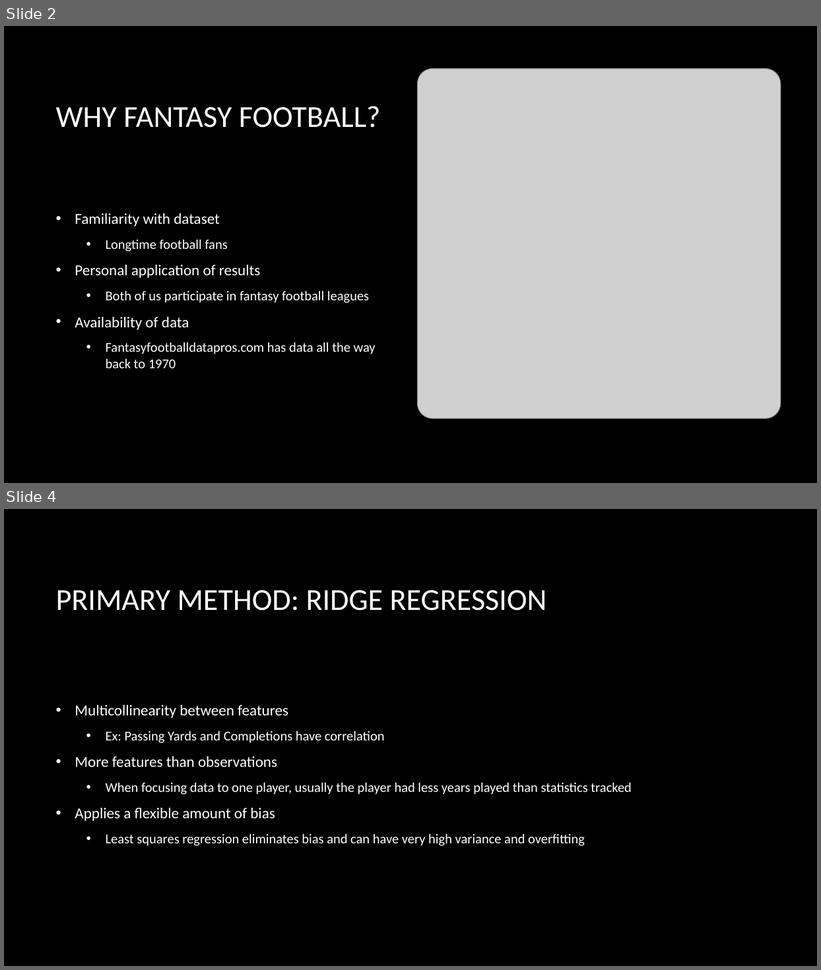
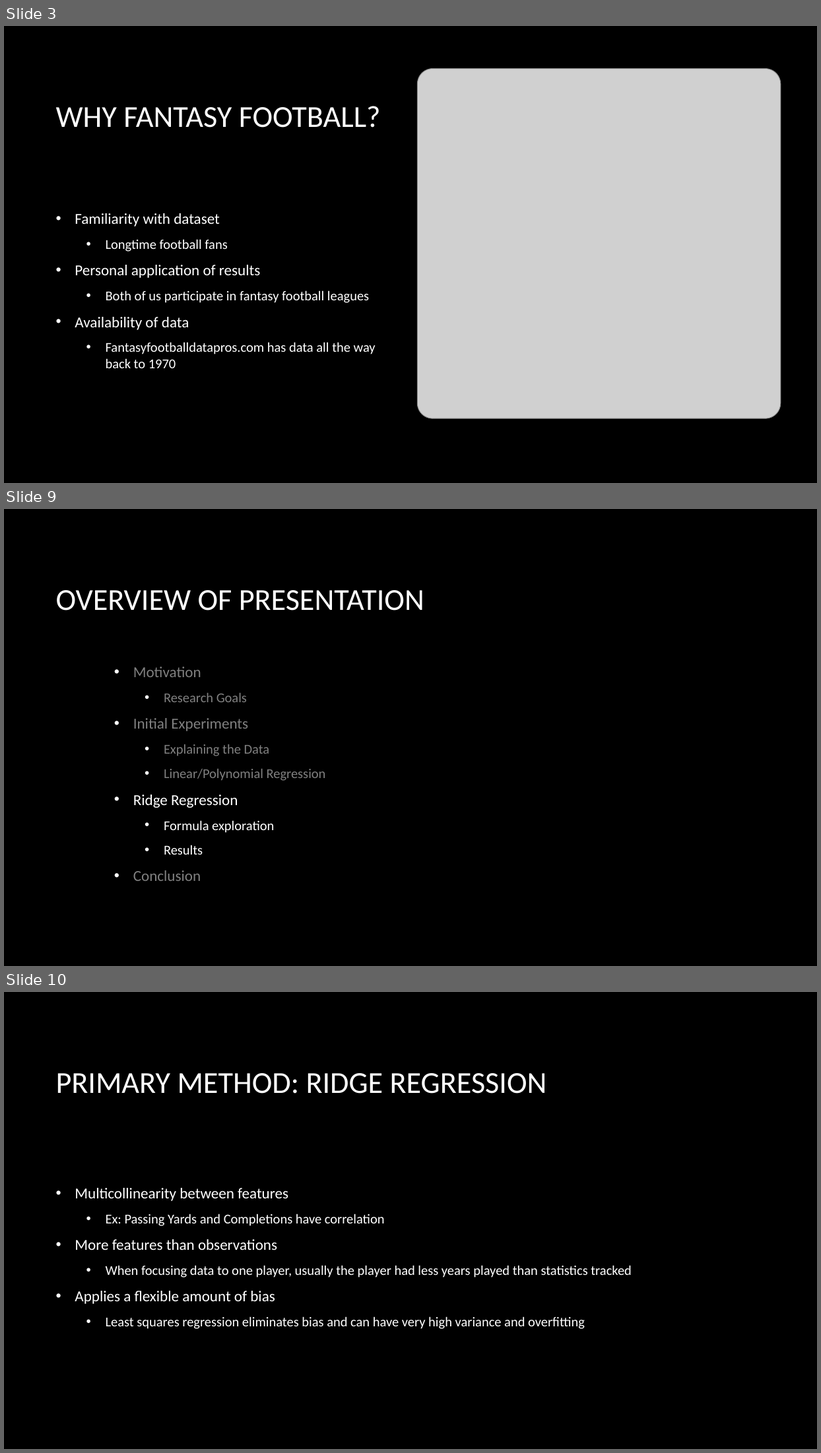
Before and after one commit to rjcarne/FantasyFootball8420, a slide deck: FantasyPresentation.pptx. Shown one above the other, each under a label of ours: slides 2 and 4 before the commit, slides 3, 9 and 10 after it; the slides between them are not shown. The pictures are 821x970 and 821x1453 pixels, drawn with LibreOffice and Linux fonts; fonts in the diff are those of the drawing; grey boxes stand for pictures; background and template pictures are left out. Boxes give left, top, right and bottom in pixels: in the first picture for what was removed or moved away, otherwise in the second. Text is boxed around its words. In the diff, an @@ line names an element or a change of style, - is before the commit and + after.

```diff
--- a/FantasyPresentation.pptx
+++ b/FantasyPresentation.pptx
@@ slide 9 added at (4, 509, 817, 966), background picture (left out) @@
@@ title added at (56, 590, 424, 611), 36 pt, text #FFFFFF @@
+OVERVIEW OF PRESENTATION
@@ text added at (133, 667, 326, 881), 16 pt, text #808080 @@
+• Motivation
+  • Research Goals
+• Initial Experiments
+  • Explaining the Data
+  • Linear/Polynomial Regression
+• Ridge Regression
+  • Formula exploration
+  • Results
+• Conclusion
@@ what was slide 2 is now slide 3 @@
@@ what was slide 4 is now slide 10 @@
```
Also in this commit, not shown: 1 slide changed, 9 other slides added, 1 other file.
